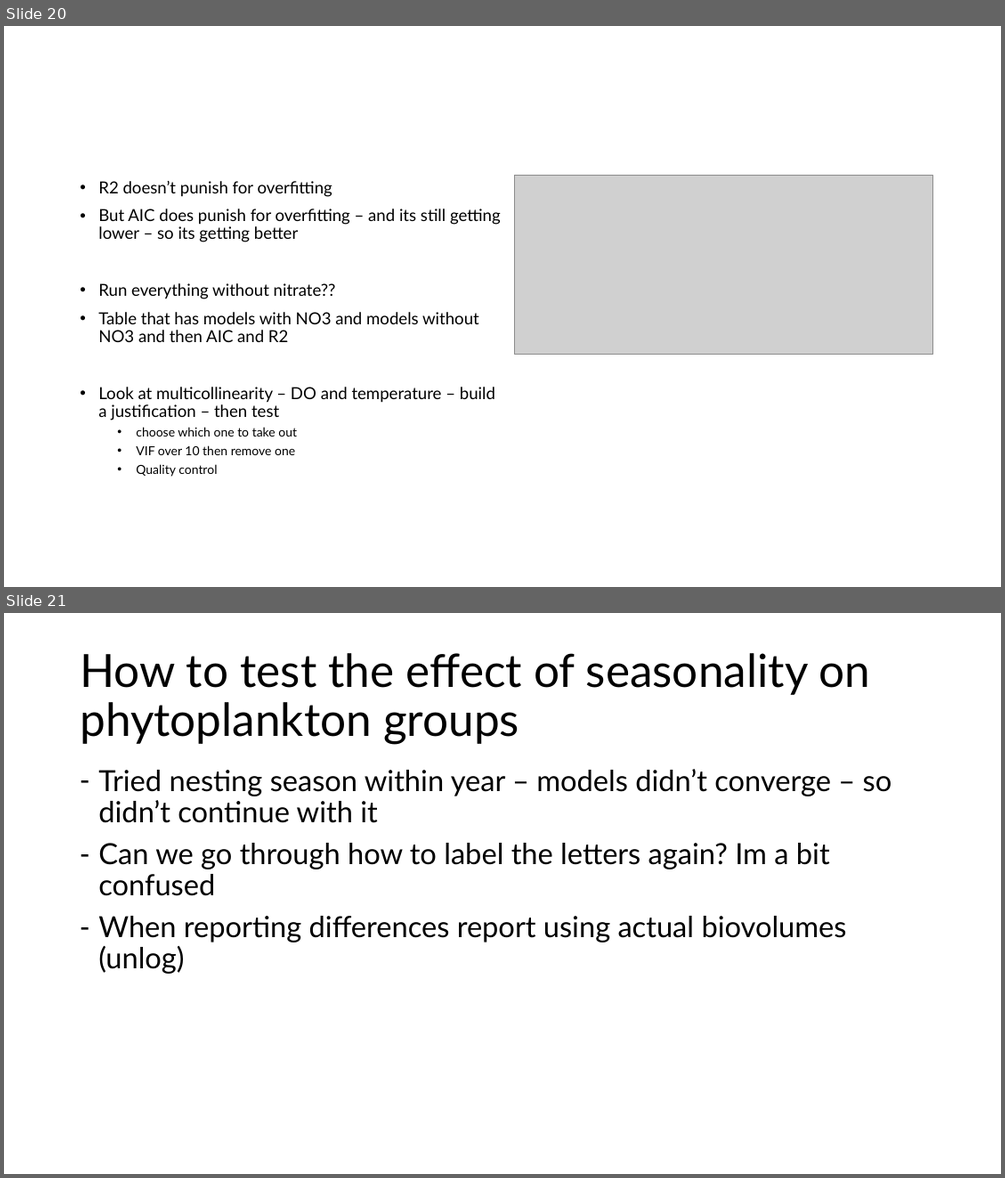
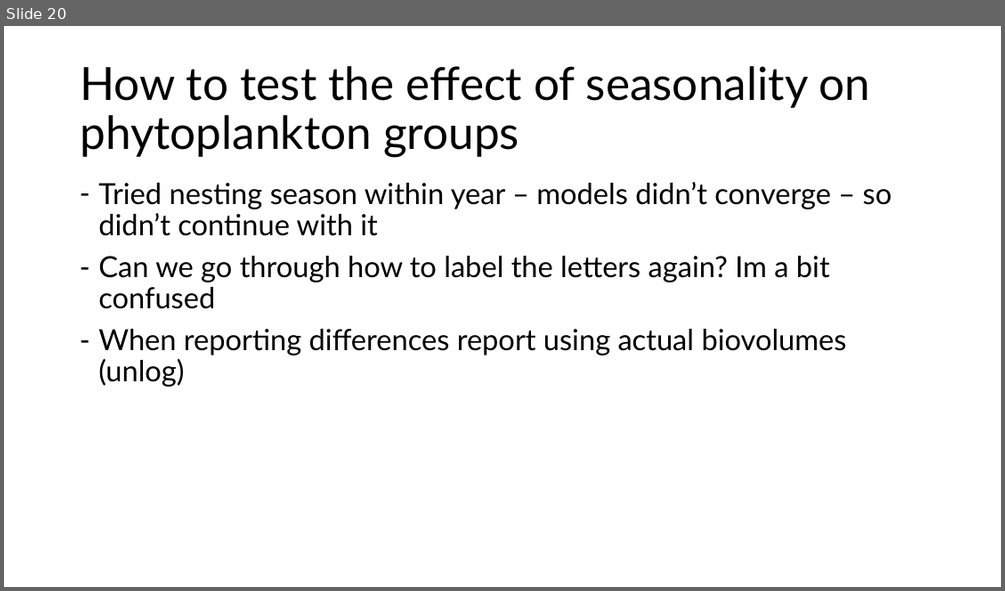
Before and after one commit to arielkoh02/dissertation-loch-leven, a slide deck: output/24.3.pptx. Shown one above the other, each under a label of ours: slides 20 and 21 before the commit, slide 20 after it. The pictures are 1005x1178 and 1005x591 pixels, drawn with LibreOffice and Linux fonts; fonts in the diff are those of the drawing; grey boxes stand for pictures. Boxes give left, top, right and bottom in pixels: in the first picture for what was removed or moved away, otherwise in the second. Text is boxed around its words. In the diff, an @@ line names an element or a change of style, - is before the commit and + after.

```diff
--- a/output/24.3.pptx
+++ b/output/24.3.pptx
@@ slide 20 removed at (x1=4, y1=26, x2=1001, y2=587), background #FFFFFF @@
@@ text removed at (x1=98, y1=181, x2=501, y2=476) @@
-• R2 doesn’t punish for overfitting
-• But AIC does punish for overfitting – and its still getting lower – so its getting better
-• Run everything without nitrate??
-• Table that has models with NO3 and models without NO3 and then AIC and R2
-• Look at multicollinearity – DO and temperature – build a justification – then test
-  • choose which one to take out
-  • VIF over 10 then remove one
-  • Quality control
@@ picture removed at (x1=515, y1=176, x2=932, y2=354) @@
@@ what was slide 21 is now slide 20 @@
```
Also in this commit, not shown: 1 slide changed, 9 slides added, 9 other slides removed, 3 other files.
